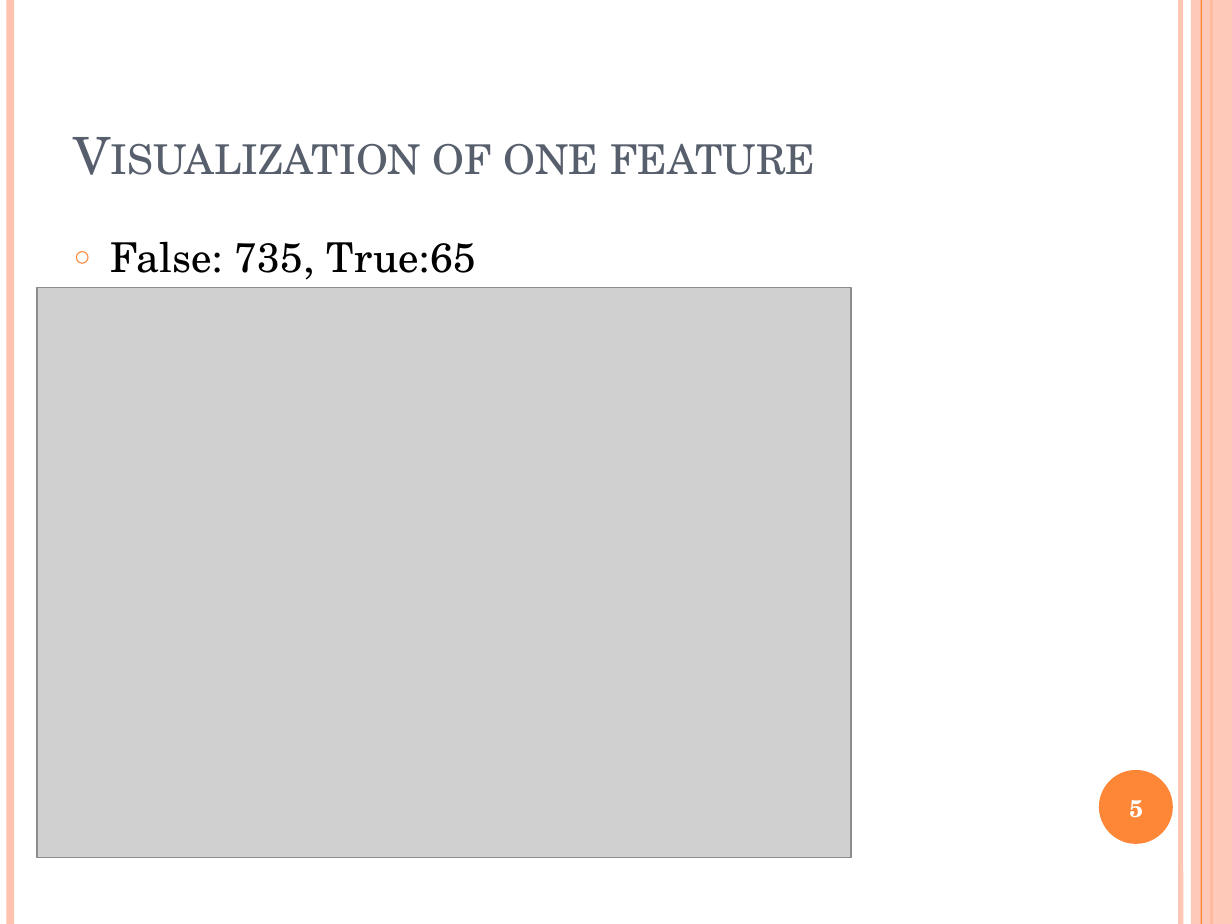
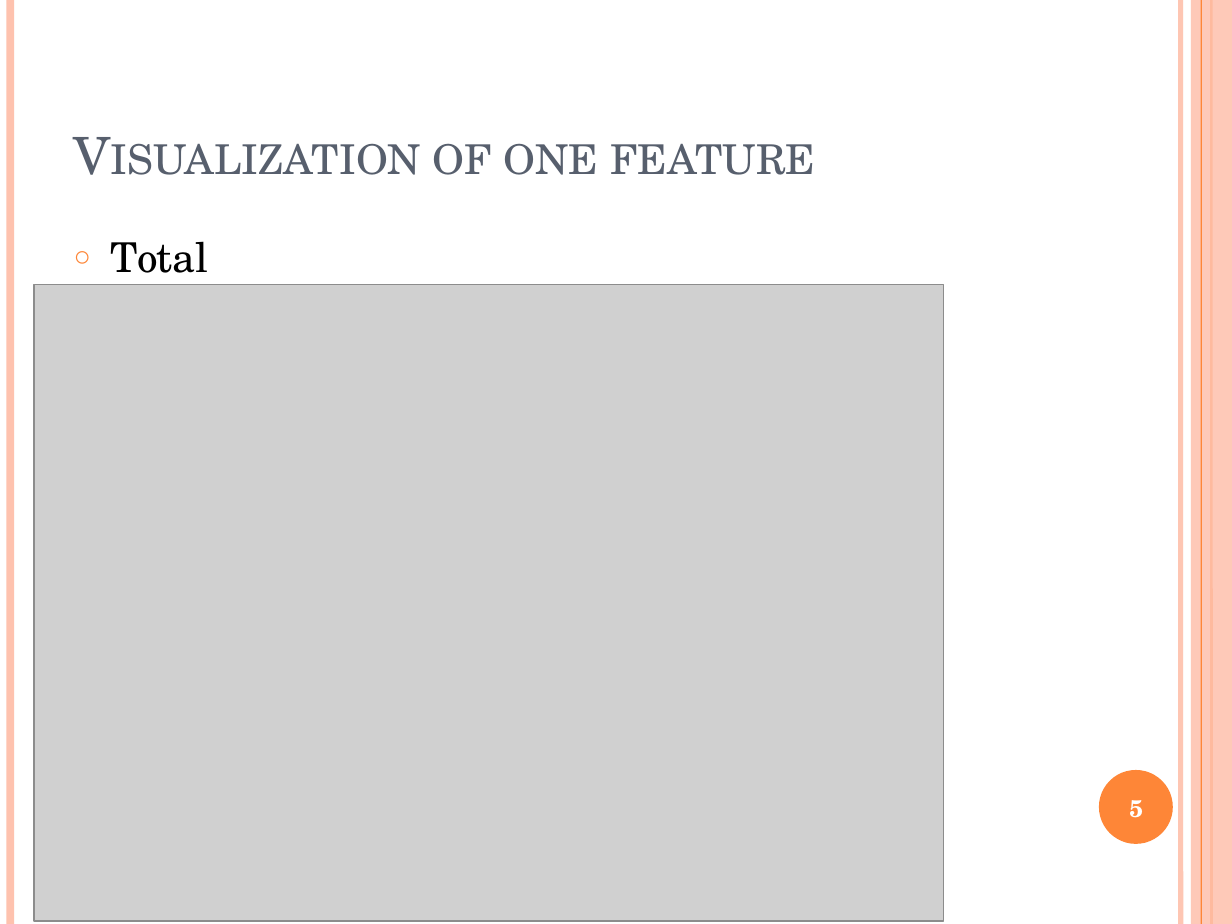
Before and after one commit to kyao4/CS584-MachineLearning-fall-16, a slide deck: slide 5 of project-presentation-template.pptx. Drawn at 1232x924 pixels with LibreOffice and Linux fonts; fonts in the diff are those of the drawing; grey boxes stand for pictures. Boxes give left, top, right and bottom in pixels: in the first picture for what was removed or moved away, otherwise in the second. Text is boxed around its words. In the diff, an @@ line names an element or a change of style, - is before the commit and + after.

```diff
--- a/project-presentation-template.pptx
+++ b/project-presentation-template.pptx
@@ text at (111, 241, 209, 273): text changed @@
-○ False: 735, True:65
+○ Total
@@ picture: place and size @@
-picture at (37, 287, 851, 857)
+picture at (34, 285, 944, 922)
```
Also in this commit, not shown: 5 other slides changed, 1 slide removed, 1 other file.
